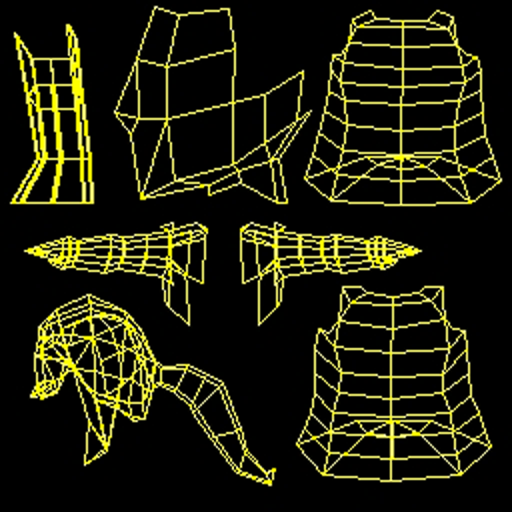
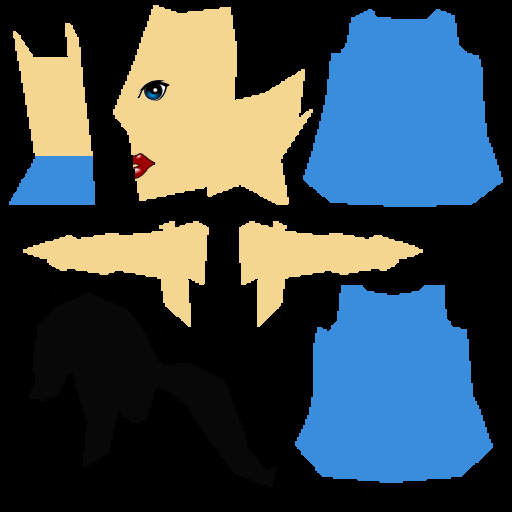
Layered file, before and after one edit (w=512, h=512). Changes by layer:
hid "UV" over [9, 5, 503, 487]
added layer "Lips" above "Eyes" over [133, 154, 155, 178]
added layer "Eyes" above "Princess 4" over [137, 80, 170, 101]
added group "Princess 1" with 3 layers over [9, 5, 503, 487]
added layer "Hair" in group "Princess 1" over [29, 293, 277, 487]
added layer "Robes" in group "Princess 1" over [295, 9, 503, 483]
added layer "Flesh" in group "Princess 1" over [9, 5, 423, 327]
